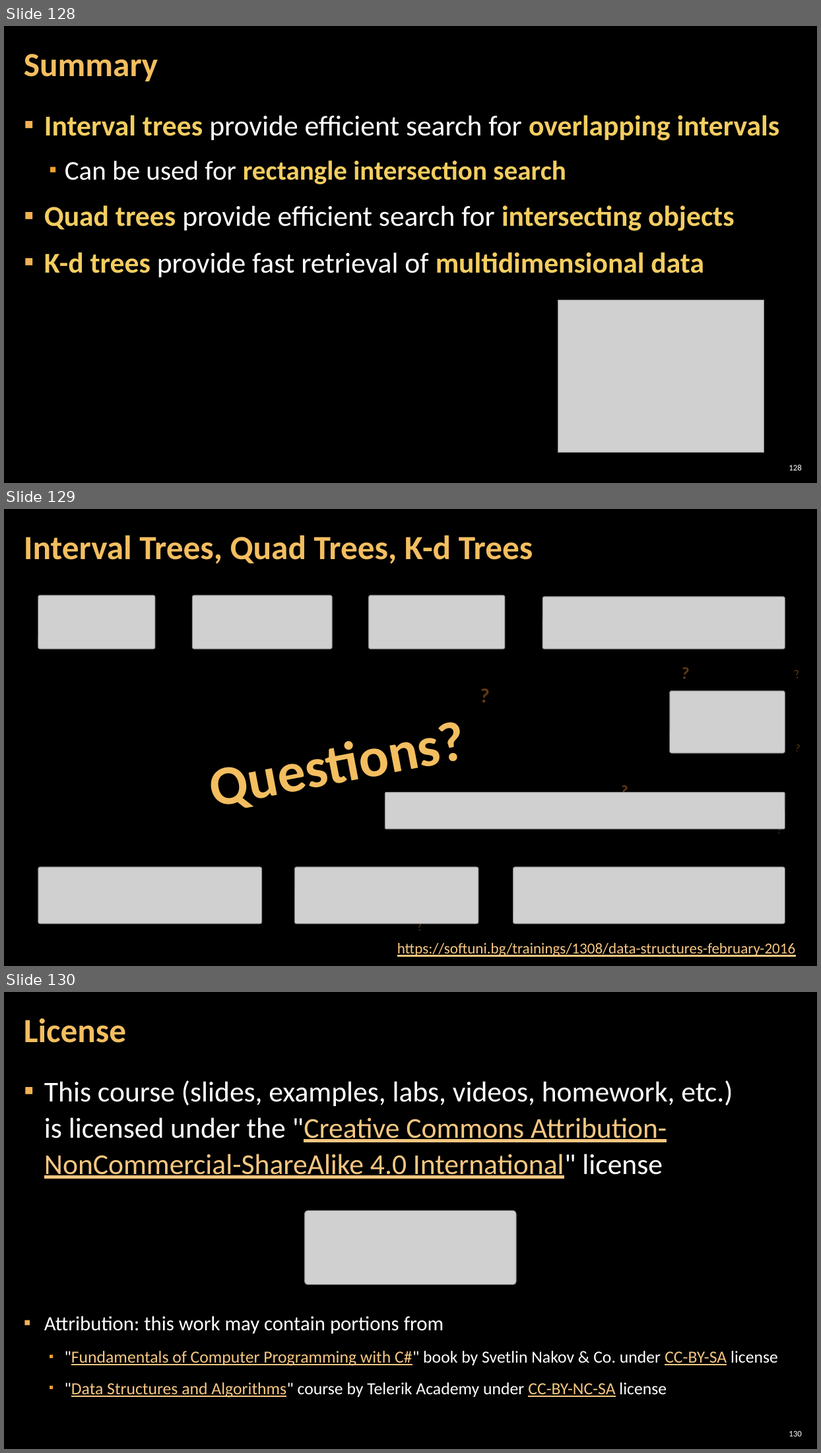
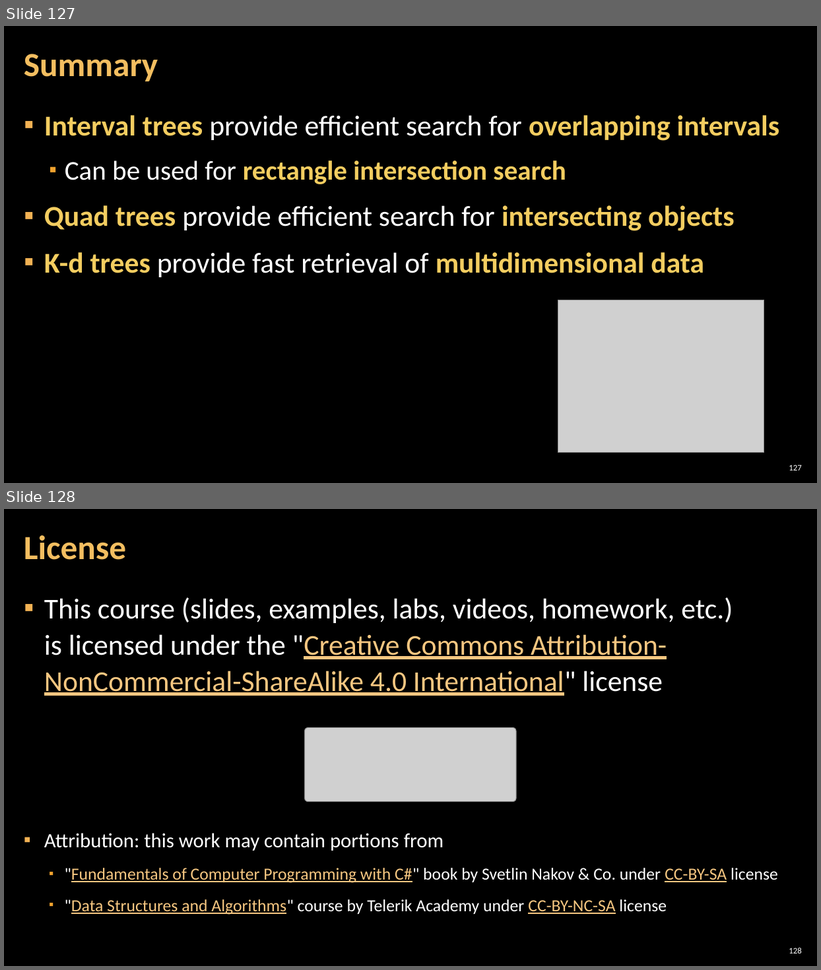
Before and after one commit to astambi/Data-Structures, a slide deck: 00-Resources/09. Data-Structures-Kd-Trees-Interval-Trees.pptx. Shown one above the other, each under a label of ours: slides 128, 129 and 130 before the commit, slides 127 and 128 after it. The pictures are 821x1453 and 821x970 pixels, drawn with LibreOffice and Linux fonts; fonts in the diff are those of the drawing; grey boxes stand for pictures; background and template pictures are left out. Boxes give left, top, right and bottom in pixels: in the first picture for what was removed or moved away, otherwise in the second. Text is boxed around its words. In the diff, an @@ line names an element or a change of style, - is before the commit and + after.

```diff
--- a/00-Resources/09. Data-Structures-Kd-Trees-Interval-Trees.pptx
+++ b/00-Resources/09. Data-Structures-Kd-Trees-Interval-Trees.pptx
@@ slide 129 removed at (4,509,817,966), background picture (left out) @@
@@ title removed at (24,535,533,564) @@
-Interval Trees, Quad Trees, K-d Trees
@@ picture removed at (38,595,155,650) @@
@@ picture removed at (193,595,332,650) @@
@@ picture removed at (369,595,505,650) @@
@@ picture removed at (543,597,785,650) @@
@@ text removed at (675,658,697,687) @@
-?
@@ text removed at (786,663,807,686) @@
-?
@@ text removed at (473,679,497,711) @@
-?
@@ text removed at (182,702,492,821) @@
-Questions?
@@ picture removed at (669,691,785,753) @@
@@ text removed at (788,738,808,758) @@
-?
@@ text removed at (613,776,636,804) @@
-?
@@ picture removed at (385,793,785,829) @@
@@ text removed at (772,821,789,840) @@
-?
@@ picture removed at (38,867,262,924) @@
@@ picture removed at (295,867,479,924) @@
@@ picture removed at (514,867,785,924) @@
@@ text removed at (409,915,430,939) @@
-?
@@ text removed at (397,943,796,957) @@
-https://softuni.bg/trainings/1308/data-structures-february-2016
@@ what was slide 128 is now slide 127 @@
@@ page number at (789,465,801,471): text changed @@
-128
+127
@@ what was slide 130 is now slide 128 @@
@@ page number at (789,948,801,954): text changed @@
-130
+128
```
Also in this commit, not shown: 1 slide changed, 1 other slide removed, 2 other files.
